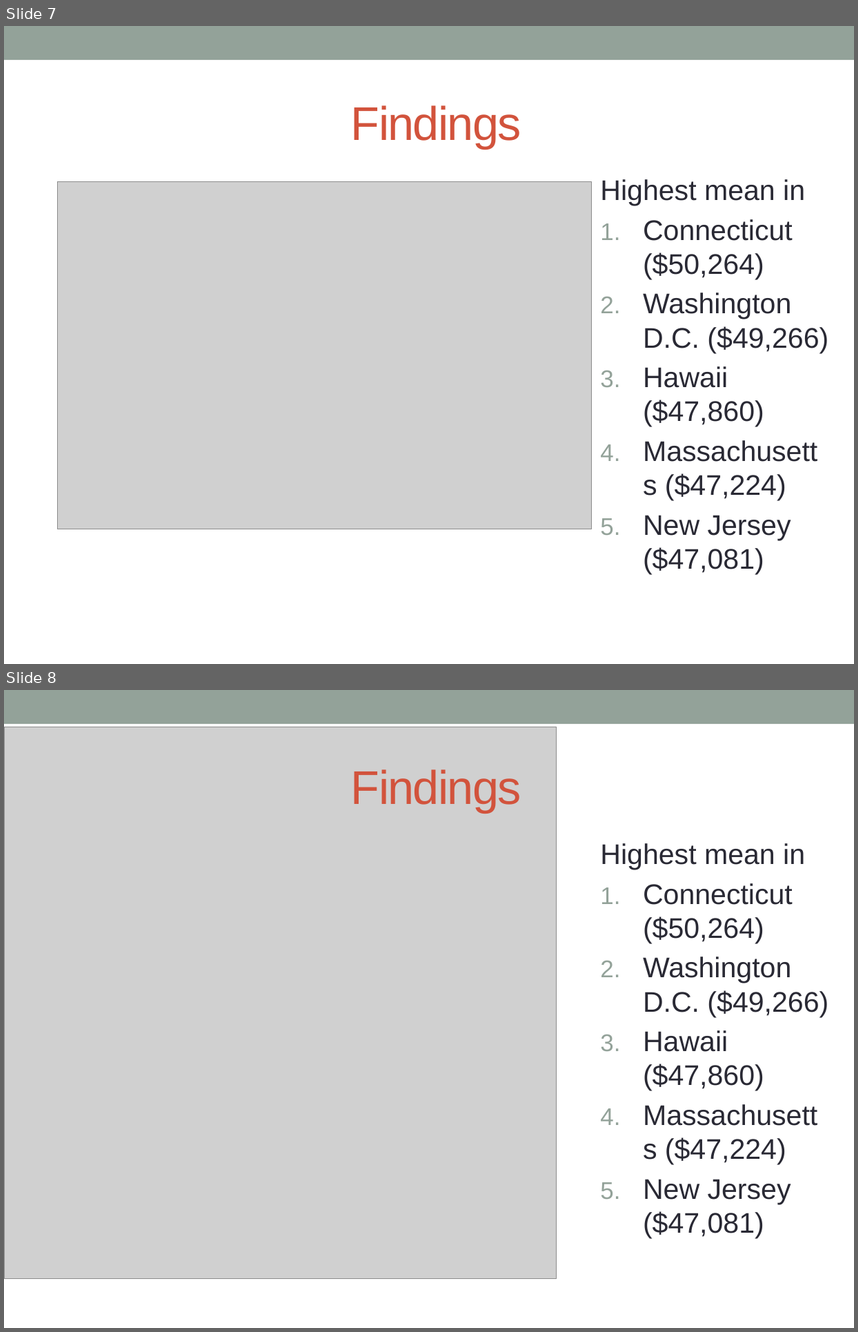
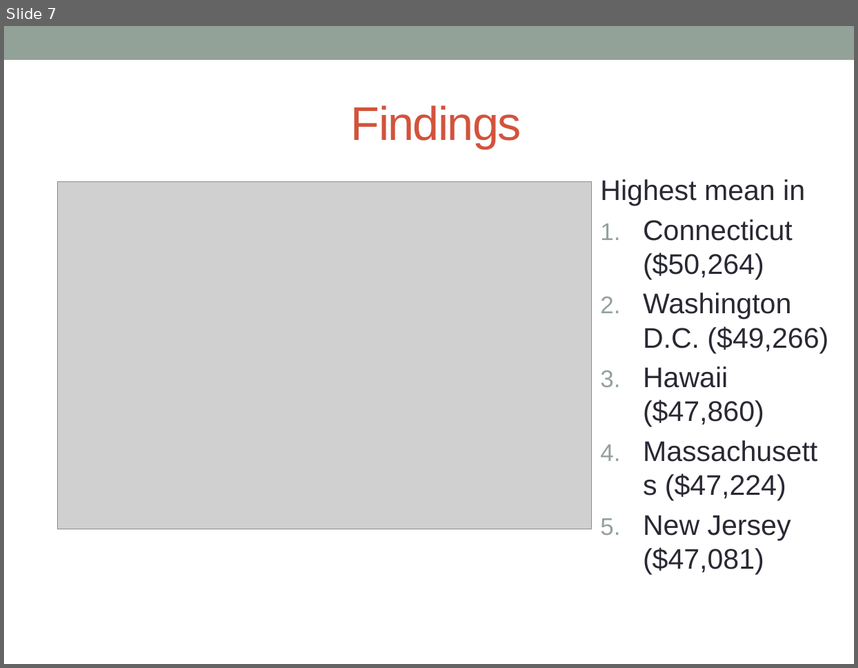
Before and after one commit to andy-olstad/599-POGS, a slide deck: Project 1 Powerpoint Jasmine Edit.pptx. Shown one above the other, each under a label of ours: slides 7 and 8 before the commit, slide 7 after it. The pictures are 858x1332 and 858x668 pixels, drawn with LibreOffice and Linux fonts; fonts in the diff are those of the drawing; grey boxes stand for pictures. Boxes give left, top, right and bottom in pixels: in the first picture for what was removed or moved away, otherwise in the second. Text is boxed around its words. In the diff, an @@ line names an element or a change of style, - is before the commit and + after.

```diff
--- a/Project 1 Powerpoint Jasmine Edit.pptx
+++ b/Project 1 Powerpoint Jasmine Edit.pptx
@@ slide 8 removed at <box>4,690,854,1328</box>, background #FFFFFF; not listed: 1 template element that a slide beside it also shows @@
@@ picture removed at <box>5,727,557,1279</box> @@
@@ title removed at <box>351,769,522,813</box> @@
-Findings
@@ text removed at <box>600,843,829,1238</box> @@
-Highest mean in
-1. Connecticut ($50,264)
-2. Washington D.C. ($49,266)
-3. Hawaii ($47,860)
-4. Massachusetts ($47,224)
-5. New Jersey ($47,081)
```
Also in this commit, not shown: 1 slide added.
